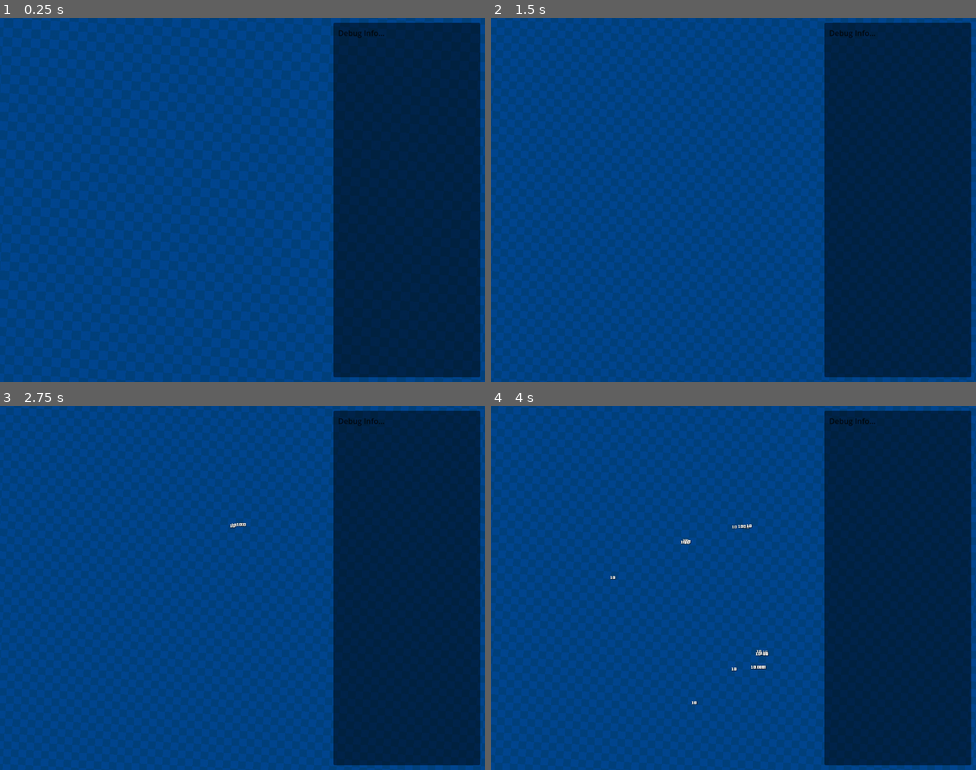
Above: before the commit, frames 1-4 (two rows, left to right).
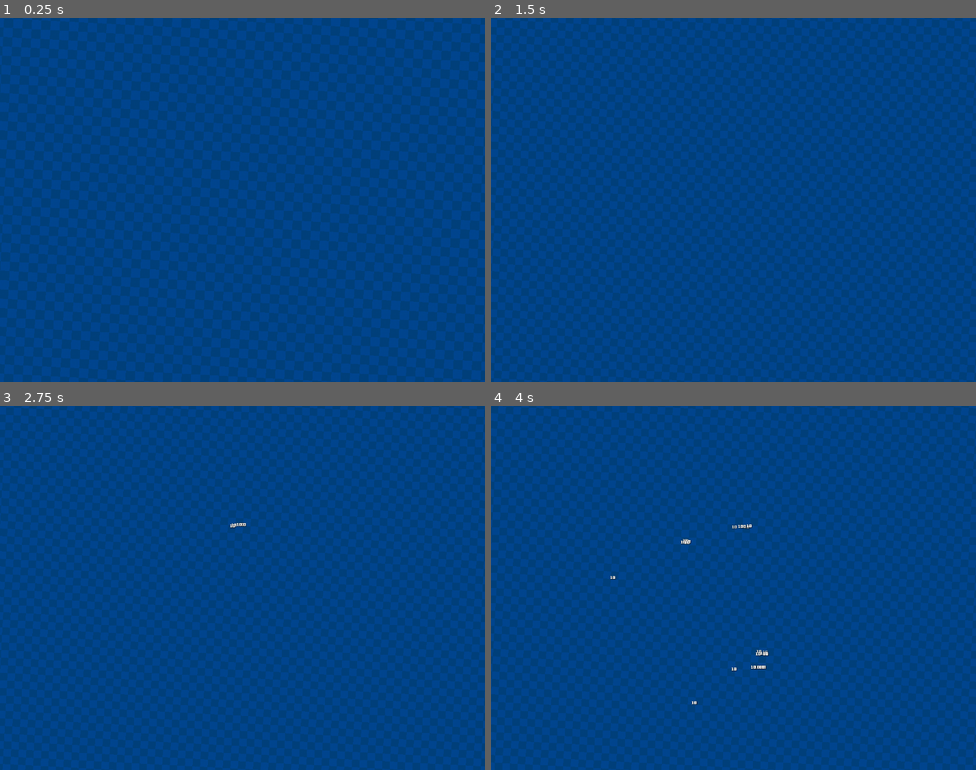
Above: after the commit, the same moments.

Repository: WILL-JKI/SurvivorLike
Game: Godot game, scene res://levels/Debug/DebugLevel.tscn
Two runs of this game, one before a commit and one after it. Both use one fixed random seed, a clock stepped at 60 frames per second and the inputs below.
Inputs:
- Up to frame 1 (0.25 s): no input
- Up to frame 2 (1.5 s): tap Enter (ui_accept) at 0.5, 0.77 s; hold D (move_right) 0.53-1.28 s; hold S (move_down) from 1.28 s (still down)
- Up to frame 3 (2.75 s): tap Enter (ui_accept) at 1.52 s; release S (move_down) at 2.03 s; hold D (move_right) from 2.03 s (still down)
- Up to frame 4 (4 s): release D (move_right) at 2.78 s; hold W (move_up) 2.78-3.53 s; tap Enter (ui_accept) at 3.02, 3.77 s; hold A (move_left) from 3.53 s (still down)

The runs differ from the first frame. In frame 1, 29% of the frame differs, in the area x 68-99%, y 1-99%; in frame 2, 29%; in frame 3, 29%; in frame 4, 29%.
Error before the commit: Parse Error: Identifier "NodeGroupCache" not declared in the current scope. (res://_Core/SimpleDebugUI.gd:152)

Commit message:
fix: adicionar NodeGroupCache como AutoLoad no project.godot
- Registra NodeGroupCache como singleton no projeto
- Corrige erros de 'Identifier not declared in current scope'
- Permite acesso global ao sistema de cache de grupos
- NodeGroupCache agora disponível em todos os scripts

Diff:
--- a/project.godot
+++ b/project.godot
@@ -18,6 +18,7 @@
 
 [autoload]
 
+NodeGroupCache="*res://_Core/NodeGroupCache.gd"
 FontManager="*res://_Core/FontManager.gd"
 DebugManager="*res://_Core/DebugManager.gd"
 
Not shown, added: _Core/NodeGroupCache.gd.uid
